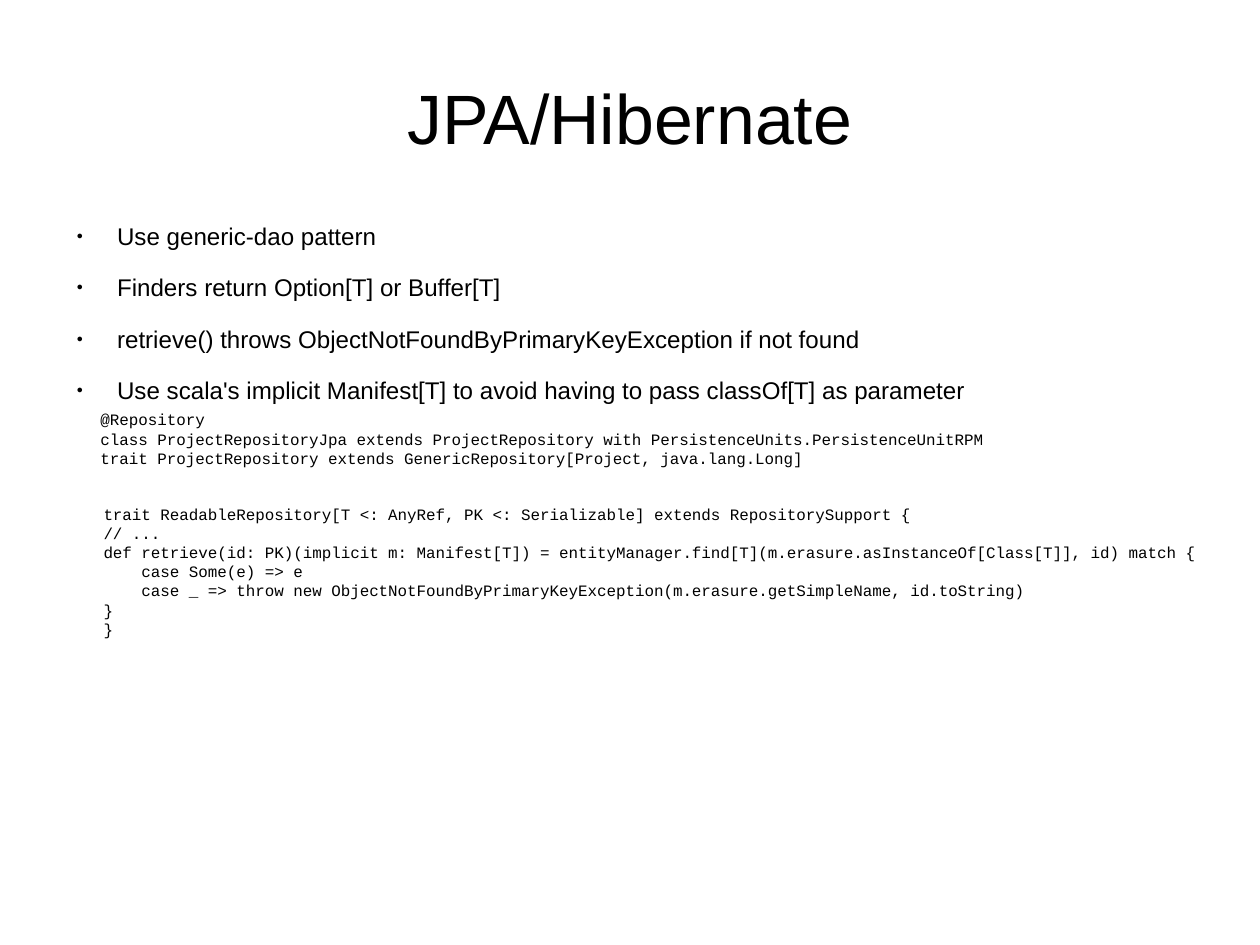
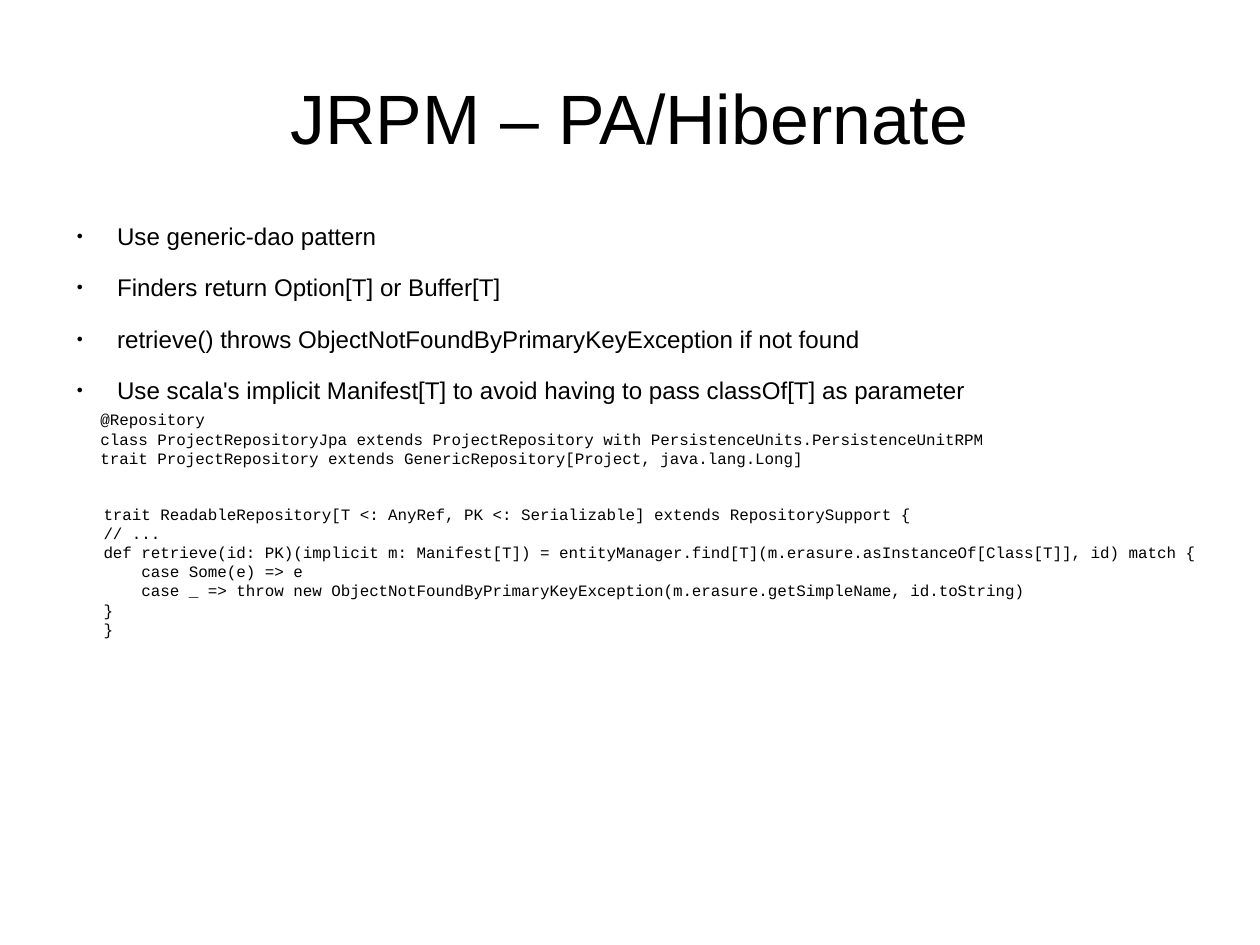
Before and after one commit to andreak/slol-2011, a slide deck: slide 27 of Scala-LiftOff-2011-lift-from-jee-perspective.odp (slide 28 before the commit). Drawn at 1260x945 pixels with LibreOffice and Linux fonts; fonts in the diff are those of the drawing. Boxes give left, top, right and bottom in pixels: in the first picture for what was removed or moved away, otherwise in the second. Text is boxed around its words. In the diff, an @@ line names an element or a change of style, - is before the commit and + after.

```diff
--- a/Scala-LiftOff-2011-lift-from-jee-perspective.odp
+++ b/Scala-LiftOff-2011-lift-from-jee-perspective.odp
@@ title at <box>291,93,968,145</box>: text changed @@
-JPA/Hibernate
+JRPM – PA/Hibernate
```
Also in this commit, not shown: 13 other slides changed, 6 slides added, 2 slides removed.
